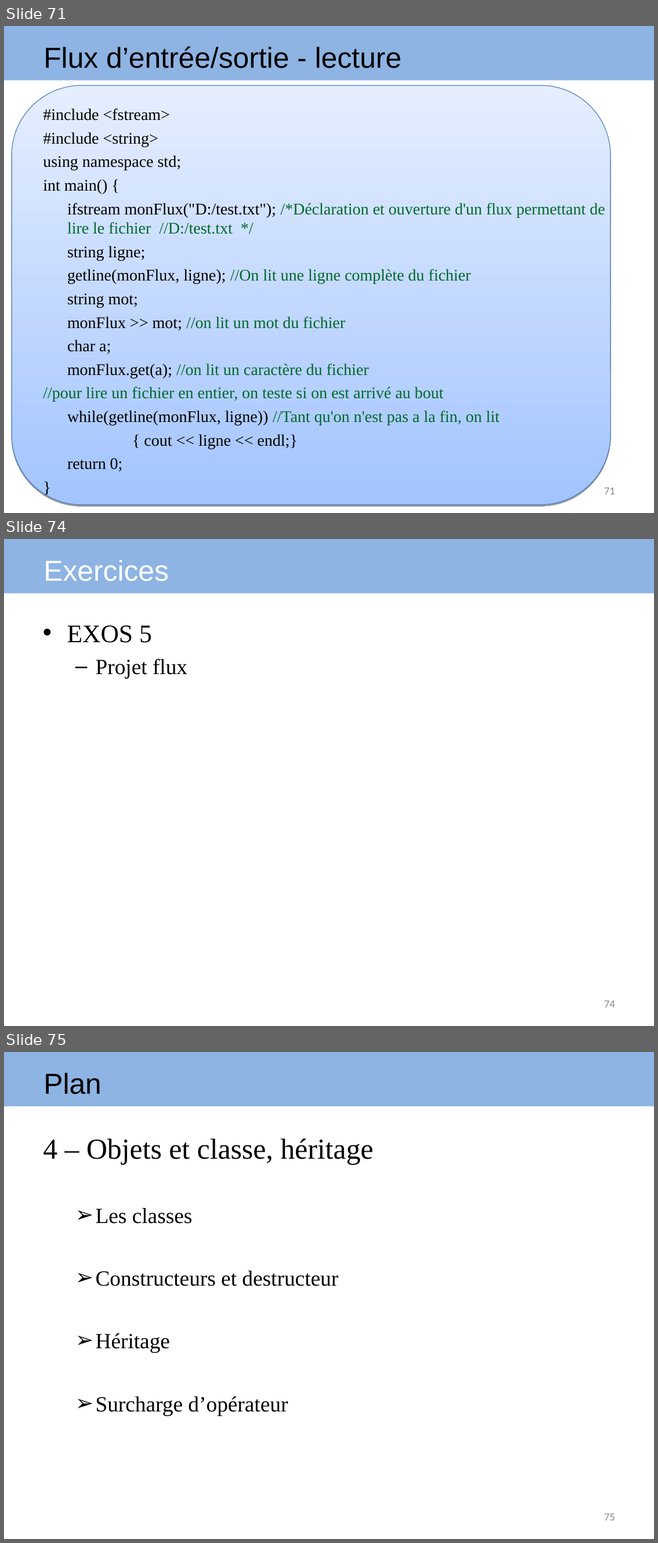
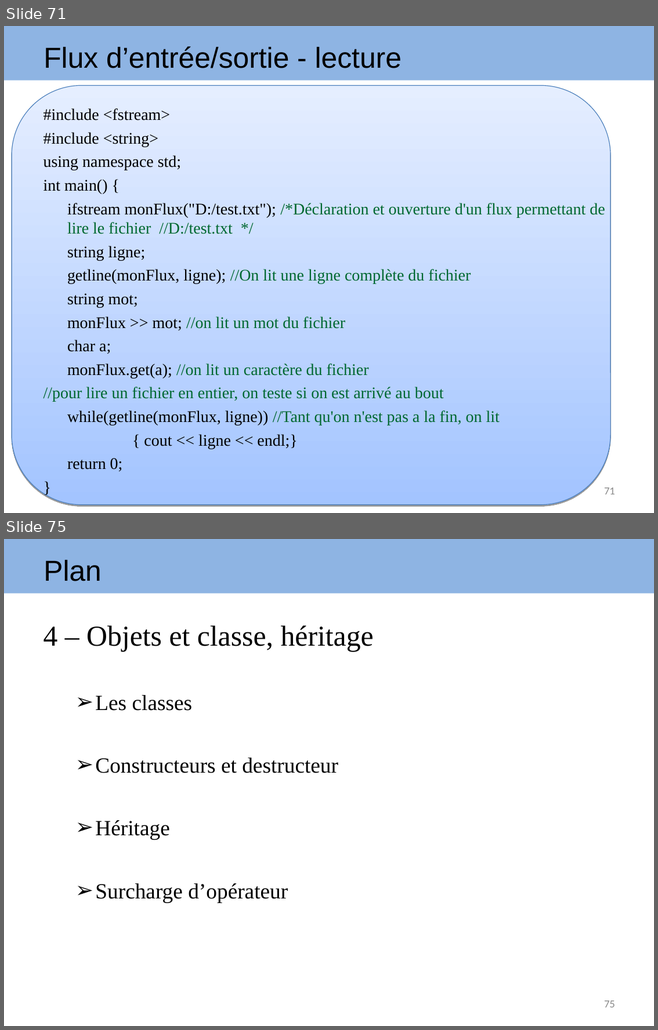
Before and after one commit to arnaudbirk/Formation-CPlusPlus, a slide deck: cours/Formation EVAFI C++.ppt. Shown one above the other, each under a label of ours: slides 71, 74 and 75 before the commit, slides 71 and 75 after it; the slides between them are not shown. The pictures are 658x1543 and 658x1030 pixels, drawn with LibreOffice and Linux fonts; fonts in the diff are those of the drawing. Boxes give left, top, right and bottom in pixels: in the first picture for what was removed or moved away, otherwise in the second. Text is boxed around its words. In the diff, an @@ line names an element or a change of style, - is before the commit and + after.

Commit message:
Ajout Exercice 9

```diff
--- a/cours/Formation EVAFI C++.ppt
+++ b/cours/Formation EVAFI C++.ppt
@@ slide 74 removed at bbox=[4, 539, 654, 1026], background #FFFFFF; not listed: 1 template element that a slide beside it also shows @@
@@ text removed at bbox=[43, 560, 169, 581] @@
-Exercices
@@ text removed at bbox=[67, 625, 187, 678] @@
-• EXOS 5
-  – Projet flux
@@ page number removed at bbox=[604, 1001, 615, 1008] @@
-74
```
Also in this commit, not shown: 46 slides changed, 1 slide added, 6 other files.
